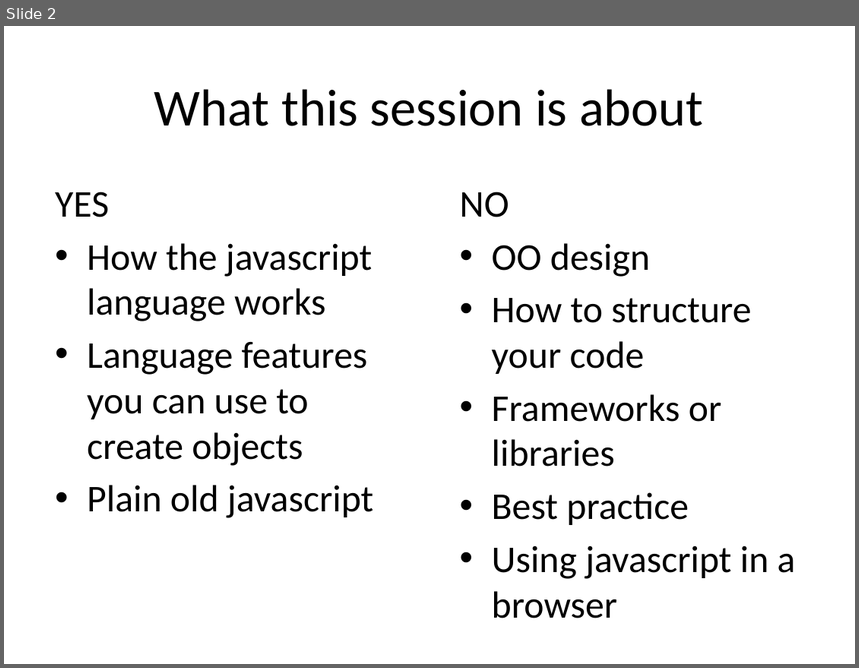
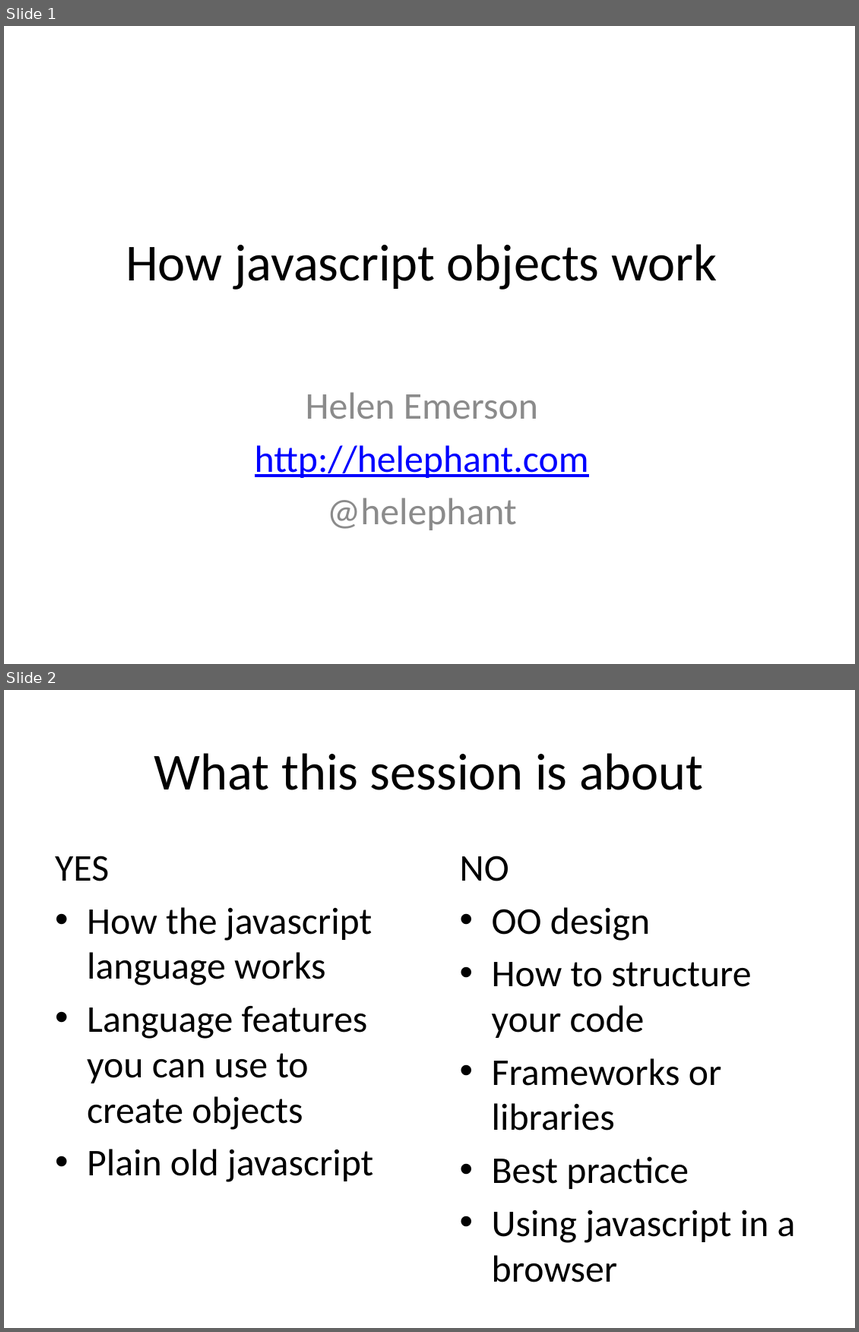
Before and after one commit to helephant/JavascriptObjects, a slide deck: javascript-objects.pptx. Shown one above the other, each under a label of ours: slide 2 before the commit, slides 1 and 2 after it. The pictures are 859x668 and 859x1332 pixels, drawn with LibreOffice and Linux fonts; fonts in the diff are those of the drawing. Boxes give left, top, right and bottom in pixels: in the first picture for what was removed or moved away, otherwise in the second. Text is boxed around its words. In the diff, an @@ line names an element or a change of style, - is before the commit and + after.

```diff
--- a/javascript-objects.pptx
+++ b/javascript-objects.pptx
@@ slide 1 added at bbox=[4, 26, 855, 664], background #FFFFFF @@
@@ title added at bbox=[126, 244, 717, 290], 44 pt, text #000000 @@
+How javascript objects work
@@ text added at bbox=[255, 392, 589, 531], 32 pt, text #8C8C8C @@
+Helen Emerson
+http://helephant.com
+@helephant
```
Also in this commit, not shown: 1 other slide added, 5 slides removed.
